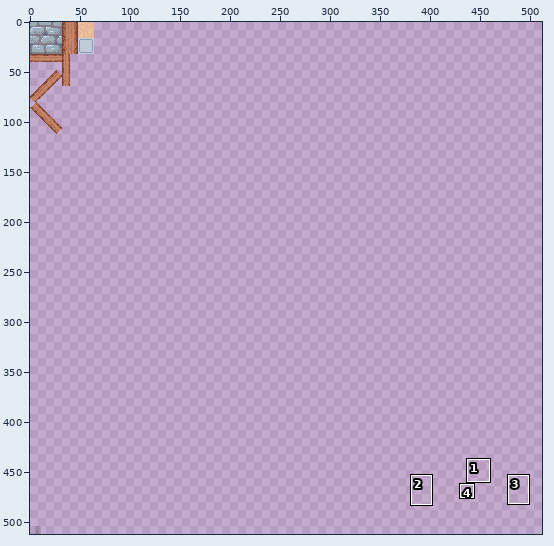
Pixel-art file: assets/images/town-tiles.aseprite. Above, an overview of the earlier version with the close-up marked.
Close-up. The starting point:
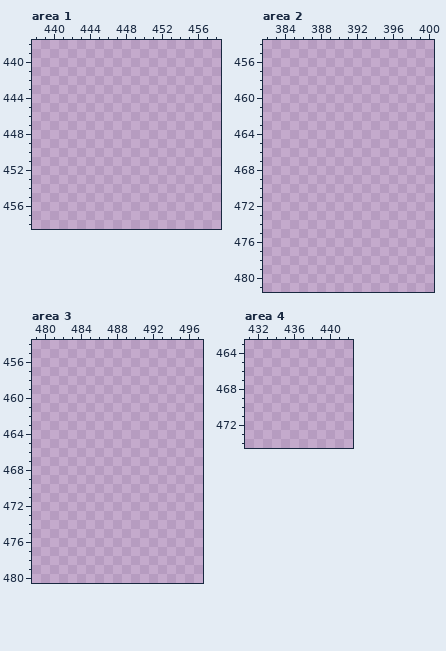
512x512 pixels, 1 frame. Pixels under 10% opacity are left out. Colours within 5 levels of each other are drawn and written as one. Shown: area 1: x 438..458, y 438..458; area 2: x 382..400, y 454..481; area 3: x 479..497, y 454..480; area 4: x 431..442, y 463..474. The commit also changed other parts of the picture, which this record leaves out.
Palette (. is transparent): 
After:
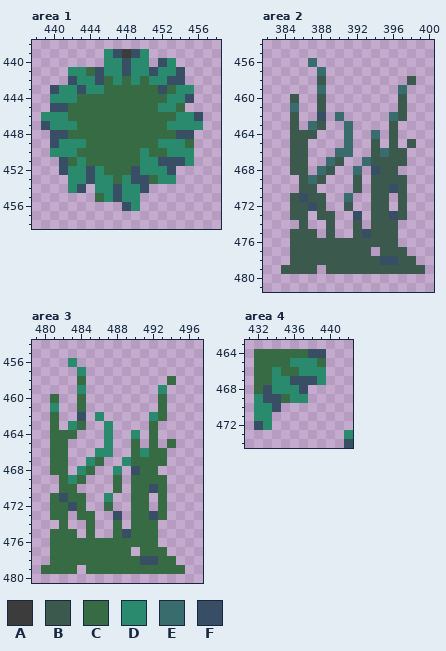
Colours new in this view: A #3c3c3c  B #3c594d  C #366b44  D #298a6e  E #386c6d  F #384e65
The edit:
Changed rows in their new state; - is an unchanged pixel.
Area 1, layer "Layer 1":
first column x 439:
439 -------DFAFD------
440 -------DDFDD-FD---
441 ---DDCFDDFDDFDDF--
442 ---FDDFCDCDCDDFF--
443 -FDDFDDCCCCCCFCDD-
444 -DDDCCCCCCCCCCDDF-
445 -FFCCCCCCCCCCDDC--
446 DDDCCCCCCCCCCCCDDF
447 FDDDCCCCCCCCCCDDDD
448 -FFCCCCCCCCCCCCFF-
449 -FDDDCCCCCCCCDDDC-
450 -DDDCCCCCCCDCCDDD-
451 --FCDCCCCCCDDFFFD-
452 --FDDFDCCCFDDDF---
453 ---DDFDDCDFFCDD---
454 ---DF-DDFDDF------
455 ------CDFDD-------
456 ---------FD-------
Area 2, layer "Layer 1":
first column x 384:
456 ---E------------
457 ----E-----------
458 ----B---------B-
459 ----E--------E--
460 -B--B--------B--
461 -E--B--------B--
462 -B--F-E-----EB--
463 -B-EB--E----B---
464 -BBB---E--E-B---
465 -BB----E--B-B-B-
466 -BB---EE--BEBB--
467 -BB--EB--EBBBB--
468 -BB-EB--E-FBB---
469 --BEB---B-BBBB--
470 --BB----B-BBFB--
471 -BFBB--E--BB-B--
472 -BBFB--B--BB-B--
473 -BB-BB--F-BBFB--
474 --B--B--B-BBB---
475 -BBB-B--BFBBB---
476 -BBBBBBBBBBBB---
477 -BBBBBBBBB-BBB--
478 -BBBBBBBBBBFFBB-
479 BBBB-BBBBBBBBBBB
Area 3, layer "Layer 1":
first column x 480:
456 ---D------------
457 ----D-----------
458 ----C---------C-
459 ----D--------D--
460 -C--C--------C--
461 -D--C--------C--
462 -C--F-D-----DC--
463 -C-DC--D----C---
464 -CCC---D--D-C---
465 -CC----D--C-C-C-
466 -CC---DD--CDCC--
467 -CC--DC--DCCCC--
468 -CC-DC--D-FCC---
469 --CDC---C-CCCC--
470 --CC----C-CCFC--
471 -CFCC--D--CC-C--
472 -CCFC--C--CC-C--
473 -CC-CC--F-CCFC--
474 --C--C--C-CCC---
475 -CCC-C--CFCCC---
476 -CCCCCCCCCCCC---
477 -CCCCCCCCC-CCC--
478 -CCCCCCCCCCFFCC-
479 CCCC-CCCCCCCCCCC
Area 4, layer "Layer 1":
first column x 432:
464 CCCCCCFF---
465 CCCCDDDC---
466 CCDCCDDD---
467 CCDDFFFD---
468 CFDDDF-----
469 DFFCDD-----
470 DDF--------
471 DD---------
472 FD---------
473 ----------D
474 ----------F
